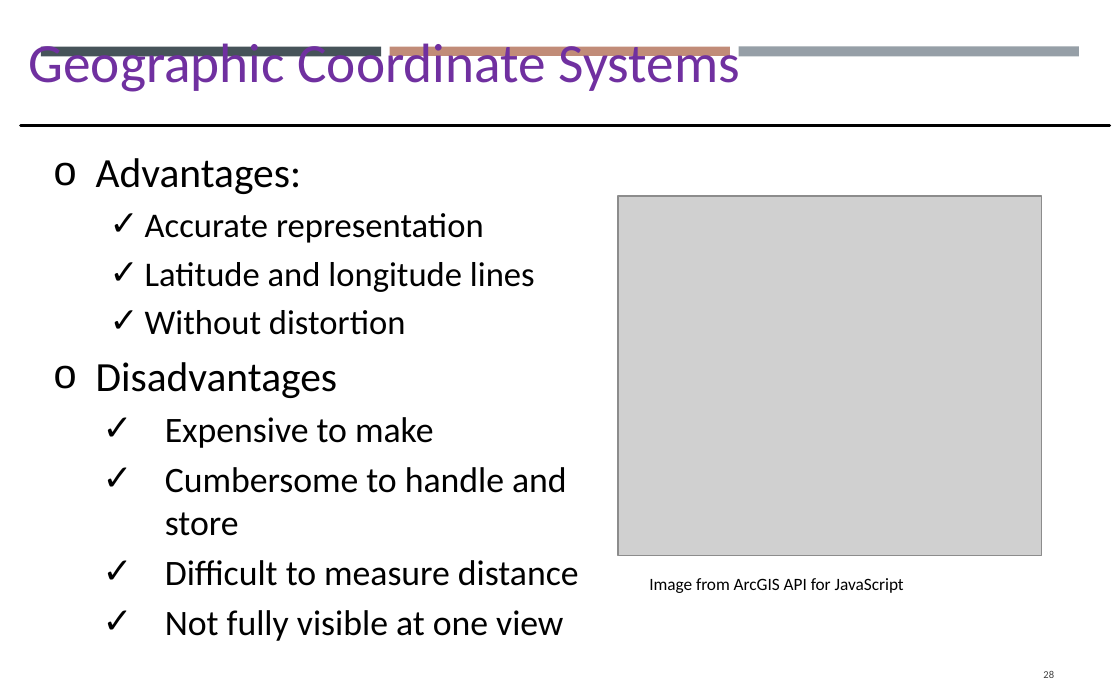
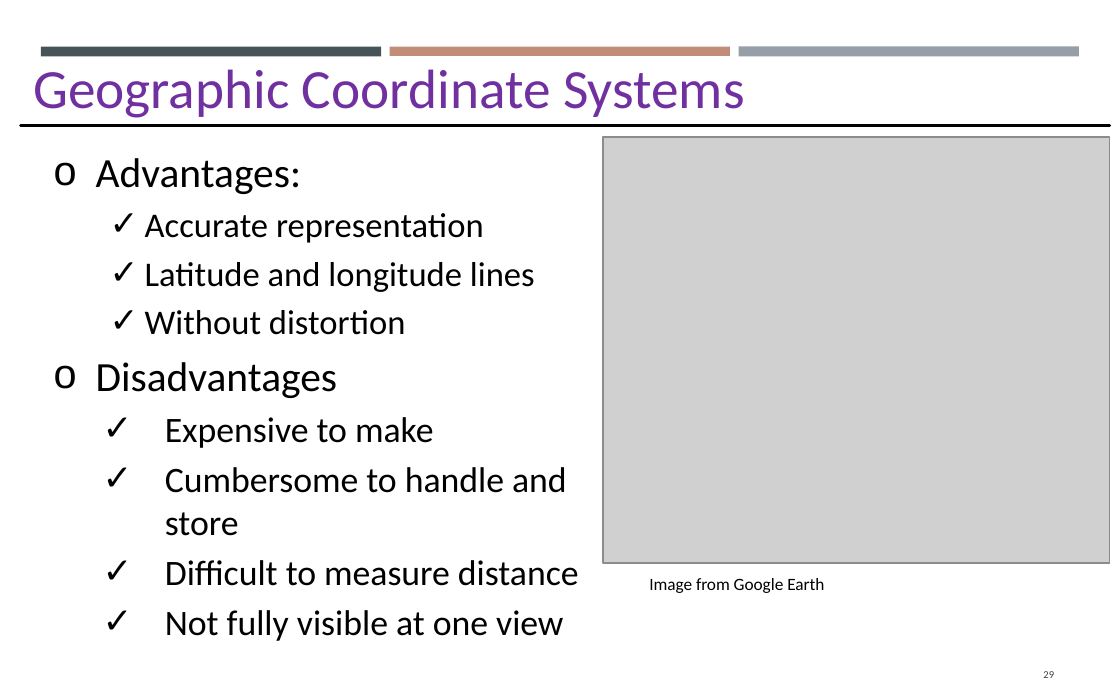
Before and after one commit to gisynw/GIS_I, a slide deck: slide 29 of docs/Lectures/Week03/Lecture02_GEOG2475_Datum.pptx (slide 28 before the commit). Drawn at 1120x700 pixels with LibreOffice and Linux fonts; fonts in the diff are those of the drawing; grey boxes stand for pictures. Boxes give left, top, right and bottom in pixels: in the first picture for what was removed or moved away, otherwise in the second. Text is boxed around its words. In the diff, an @@ line names an element or a change of style, - is before the commit and + after.

```diff
--- a/docs/Lectures/Week03/Lecture02_GEOG2475_Datum.pptx
+++ b/docs/Lectures/Week03/Lecture02_GEOG2475_Datum.pptx
@@ text "Geographic Coordinate Systems": place and size @@
-text "Geographic Coordinate Systems" at bbox=[29, 43, 740, 92]
+text "Geographic Coordinate Systems" at bbox=[33, 69, 745, 118]
@@ picture: place and size @@
-picture at bbox=[618, 195, 1042, 555]
+picture at bbox=[604, 137, 1110, 562]
@@ text at bbox=[649, 578, 824, 593]: text changed @@
-Image from ArcGIS API for JavaScript
+Image from Google Earth
```
Also in this commit, not shown: 35 other slides changed, 8 slides added, 16 slides removed, 3 other files.
